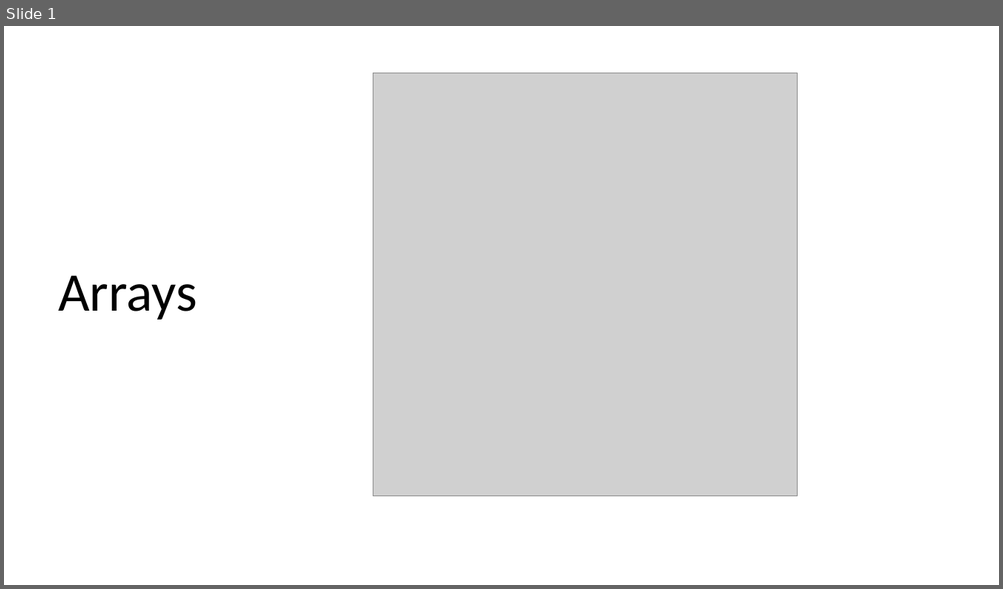
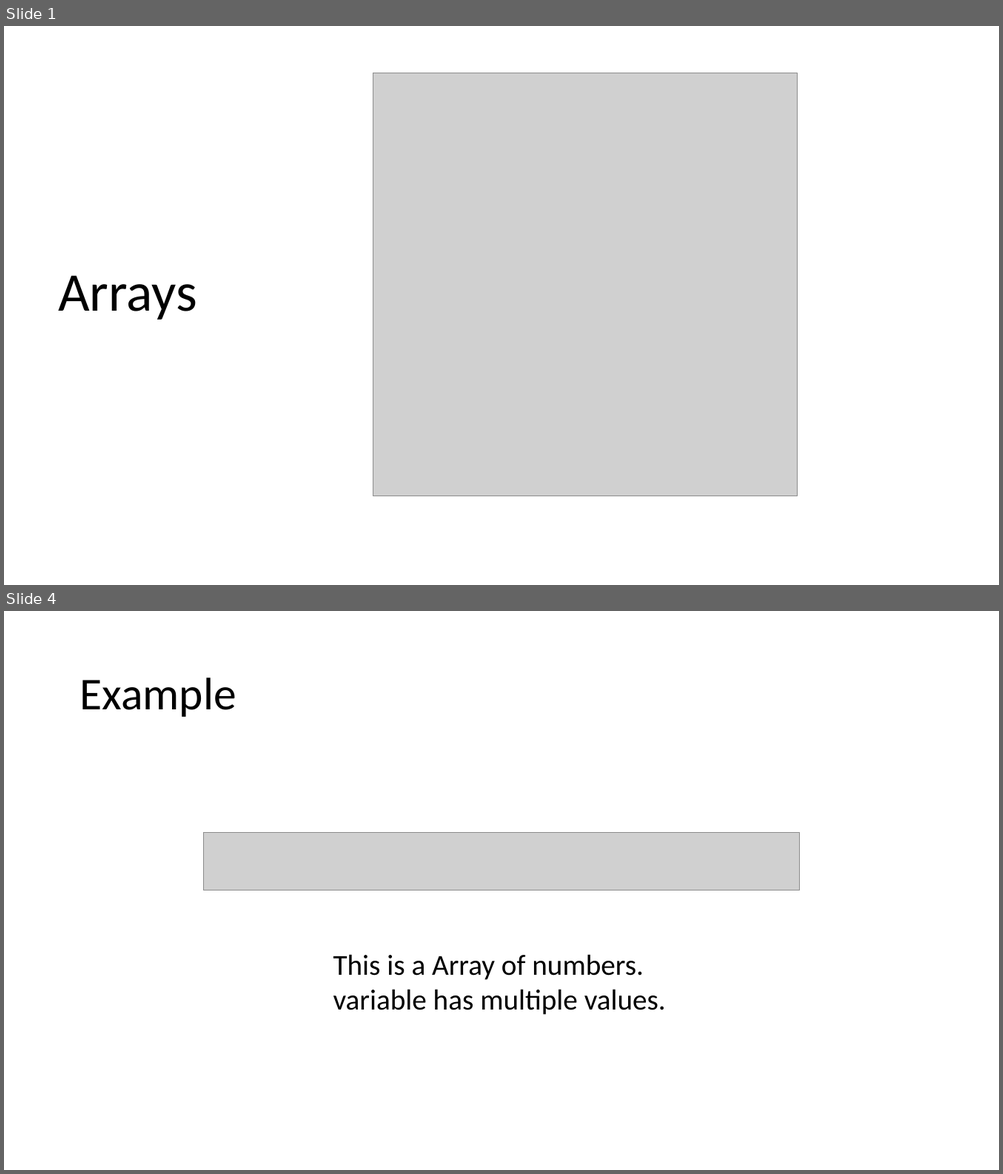
Before and after one commit to JoZonneveld/TCR-python-lessons, a slide deck: Lessons/Lesson 3/Arrays.pptx. Shown one above the other, each under a label of ours: slide 1 before the commit, slides 1 and 4 after it; the slides between them are not shown. The pictures are 1003x589 and 1003x1174 pixels, drawn with LibreOffice and Linux fonts; fonts in the diff are those of the drawing; grey boxes stand for pictures; background and template pictures are left out. Boxes give left, top, right and bottom in pixels: in the first picture for what was removed or moved away, otherwise in the second. Text is boxed around its words. In the diff, an @@ line names an element or a change of style, - is before the commit and + after.

Commit message:
arrays

```diff
--- a/Lessons/Lesson 3/Arrays.pptx
+++ b/Lessons/Lesson 3/Arrays.pptx
@@ slide 4 added at <box>4,611,999,1170</box>, background #FFFFFF @@
@@ title added at <box>79,678,236,717</box>, 44 pt, text #000000 @@
+Example
@@ picture added at <box>204,832,800,891</box> @@
@@ text added at <box>333,954,666,1015</box>, 28 pt, text #000000 @@
+This is a Array of numbers.
+variable has multiple values.
```
Also in this commit, not shown: 1 slide changed, 15 other slides added, 1 slide removed, 1 other file.
